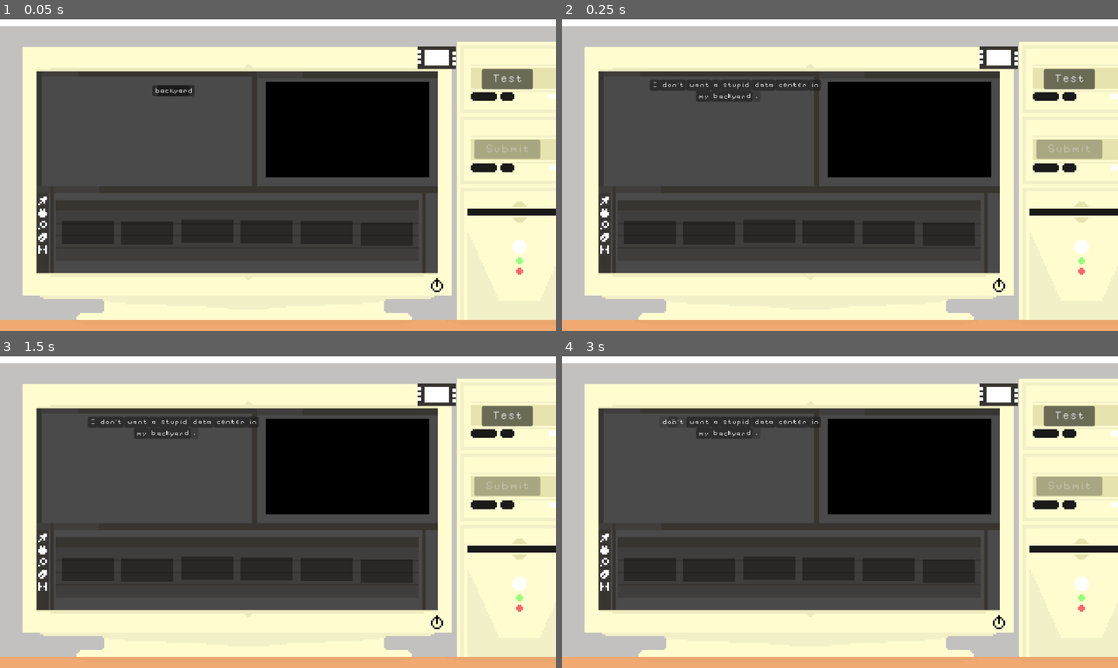
Above: before the commit, frames 1-4 (two rows, left to right).
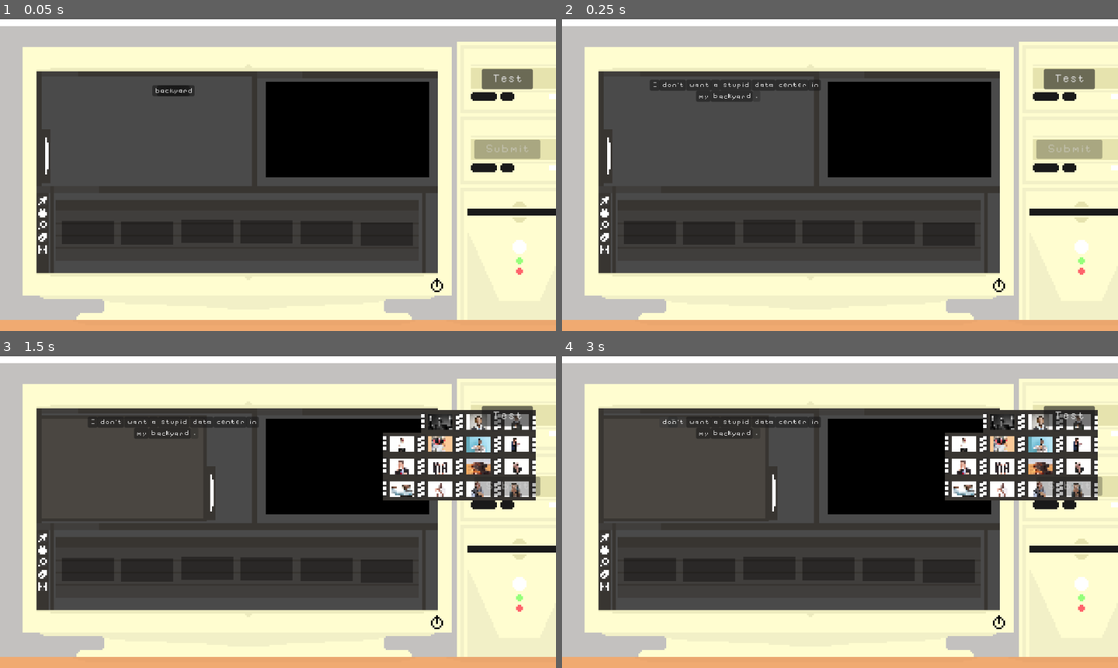
Above: after the commit, the same moments.

Repository: u-sernam-e/word-rot
Game: Godot game, scene res://Levels/1.tscn
The game is run twice, just before and just after one commit, with the same random seed, the same clock (stepped at 60 frames per second) and the same inputs. This scene is started directly instead of the project's main scene. The engine's default icon, where the game draws it, is replaced by a stand-in: a white triangle on a blue panel in a dark square.
Inputs (mouse positions are in pixels of both pictures, inside the frame that each line leads up to):
- Up to frame 1 (0.05 s): no input
- Up to frame 2 (0.25 s): no input
- Up to frame 3 (1.5 s): click (50, 492) at 0.52 s; click (439, 395) at 1.27 s
- Up to frame 4 (3 s): click "I" at 2 s; click "don't" at 2.75 s

The runs differ from the first frame. In frame 1, 0.8% of the frame differs, in the area x 7-82%, y 9-53%; in frame 2, 0.8%; in frame 3, 8.5%; in frame 4, 8.6%, in the area x 7-97%, y 9-54%.

Commit message:
added stock image functionality

Diff:
--- a/Levels/base_level.tscn
+++ b/Levels/base_level.tscn
@@ -6,10 +6,12 @@
 [ext_resource type="PackedScene" uid="uid://s33077wypp3v" path="res://ingame/word_controller/word_controller.tscn" id="3_ruyyf"]
 [ext_resource type="PackedScene" uid="uid://c4muhs1j44mq4" path="res://ingame/stock_image_controller/StockImageController.tscn" id="4_m1e4t"]
 [ext_resource type="PackedScene" uid="uid://c1vniq3fqcrwe" path="res://ingame/game_controller.tscn" id="5_5y487"]
+[ext_resource type="Texture2D" uid="uid://c410yaoeffmyy" path="res://assets/stockimages/absolute_cinema.png" id="6_jg3su"]
 [ext_resource type="PackedScene" uid="uid://bhgnwyua3kc0c" path="res://ingame/level_end_screen.tscn" id="7_u1nwe"]
+[ext_resource type="PackedScene" uid="uid://du3wpkodr17by" path="res://ingame/stock_image_tab.tscn" id="8_u1nwe"]
 
 [sub_resource type="RectangleShape2D" id="RectangleShape2D_1j3jd"]
-size = Vector2(626, 106)
+size = Vector2(282, 165)
 
 [node name="BaseLevel" type="Node2D" unique_id=743927325]
 script = ExtResource("1_3vydx")
@@ -31,18 +33,28 @@
 texture = ExtResource("1_ujkqx")
 
 [node name="CollisionShape2D" type="CollisionShape2D" parent="Timeline" unique_id=1518796861]
-position = Vector2(409, 367)
+position = Vector2(600, 192.5)
 shape = SubResource("RectangleShape2D_1j3jd")
 
 [node name="TimelineMiddlePos" type="Marker2D" parent="Timeline" unique_id=1800543931]
-position = Vector2(467, 310)
+position = Vector2(600, 193)
 
-[node name="StockImageController" parent="." unique_id=1795656987 instance=ExtResource("4_m1e4t")]
+[node name="StockImageTab" parent="." unique_id=1738313370 instance=ExtResource("8_u1nwe")]
+position = Vector2(72, 104)
+
+[node name="StockImageController" parent="StockImageTab" unique_id=1795656987 instance=ExtResource("4_m1e4t")]
+position = Vector2(171, 93)
+
+[node name="LargeIamge" type="Sprite2D" parent="StockImageTab/StockImageController" unique_id=1669737041]
+z_index = 10
+position = Vector2(357, -5)
+scale = Vector2(1e-05, 1e-05)
+texture = ExtResource("6_jg3su")
 
 [node name="GameController" parent="." unique_id=120243097 node_paths=PackedStringArray("submit_button", "word_controller", "image_controller", "level_end_screen") instance=ExtResource("5_5y487")]
 submit_button = NodePath("../Submit")
 word_controller = NodePath("WordController")
-image_controller = NodePath("../StockImageController")
+image_controller = NodePath("../StockImageTab/StockImageController")
 level_end_screen = NodePath("../LevelEndScreen")
 
 [node name="WordController" parent="GameController" unique_id=149952642 instance=ExtResource("3_ruyyf")]
--- a/ingame/stock_image_controller/image.gd
+++ b/ingame/stock_image_controller/image.gd
@@ -8,12 +8,19 @@
 var on_timeline: bool = false # Indicates if this current area is on the timeline or not
 
 @onready var moveNode = $Move
-@onready var button = $Move/Button
 @onready var centerArea = $Move/CenterArea
+
+var button
+
+var image: Sprite2D
 
 func _ready() -> void:
 	button.pressed.connect(_button_pressed)
 	get_tree().create_timer(0).timeout.connect(_delayed_setup)
+
+func initial_set_up(texture : CompressedTexture2D):
+	button = $Move/Button
+	button.texture_normal = texture
 
 func _delayed_setup():
 	get_tree().create_timer(0).timeout.connect(_double_delayed_setup)
--- a/ingame/stock_image_controller/image.tscn
+++ b/ingame/stock_image_controller/image.tscn
@@ -23,12 +23,13 @@
 offset_bottom = 20.0
 grow_horizontal = 2
 grow_vertical = 2
+texture_normal = ExtResource("3_oc1b3")
+ignore_texture_size = true
+stretch_mode = 0
 
 [node name="CenterArea" type="Area2D" parent="Move" unique_id=2097698617]
+collision_layer = 2
+collision_mask = 2
 
 [node name="CollisionShape2D" type="CollisionShape2D" parent="Move/CenterArea" unique_id=686220539]
 shape = SubResource("RectangleShape2D_1j3jd")
-
-[node name="Sprite2D" type="Sprite2D" parent="." unique_id=888651204]
-scale = Vector2(3, 3)
-texture = ExtResource("3_oc1b3")
--- a/ingame/stock_image_controller/stock_image_controller.gd
+++ b/ingame/stock_image_controller/stock_image_controller.gd
@@ -1,27 +1,76 @@
 extends Node2D
 class_name ImageController
 
+@onready var large_iamge: Sprite2D = $LargeIamge
+
 @export var center : Vector2
-const MAX_WIDTH : int = 600
+const MAX_WIDTH : int = 250
 
 var images : Array[StockImage] = []
 const image_scene = preload("res://ingame/stock_image_controller/image.tscn")
 
 var is_moving_image : bool = false
 
+var stock_images : Array[CompressedTexture2D] = [
+	load("res://assets/stockimages/minimizedstockimages/absolute_cinema_min.png"),
+	load("res://assets/stockimages/minimizedstockimages/angry_guy_2_min.png"),
+	load("res://assets/stockimages/minimizedstockimages/angry_guy_min.png"),
+	load("res://assets/stockimages/minimizedstockimages/angry_woman_min.png"),
+	load("res://assets/stockimages/minimizedstockimages/chicken_with_glasses_min.png"),
+	load("res://assets/stockimages/minimizedstockimages/concerned_dude_min.png"),
+	load("res://assets/stockimages/minimizedstockimages/guy_on_banana_phone_min.png"),
+	load("res://assets/stockimages/minimizedstockimages/guy_on_phone_min.png"),
+	load("res://assets/stockimages/minimizedstockimages/happy_team_min.png"),
+	load("res://assets/stockimages/minimizedstockimages/lmk_dog_min.png"),
+	load("res://assets/stockimages/minimizedstockimages/nerd_min.png"),
+	load("res://assets/stockimages/minimizedstockimages/phone_call_gesture_guy_min.png"),
+	load("res://assets/stockimages/minimizedstockimages/scared_dude_min.png"),
+	load("res://assets/stockimages/minimizedstockimages/thumbs_up_guy_min.png"),
+	load("res://assets/stockimages/minimizedstockimages/woman_on_call_min.png")
+]
+
+var large_stock_images : Array = [
+	load("res://assets/stockimages/absolute_cinema.png"),
+	load("res://assets/stockimages/angry_guy_2.png"),
+	load("res://assets/stockimages/angry_guy.png"),
+	load("res://assets/stockimages/angry_woman.png"),
+	load("res://assets/stockimages/chicken_with_glasses.png"),
+	load("res://assets/stockimages/concerned_dude.png"),
+	load("res://assets/stockimages/guy_on_banana_phone.png"),
+	load("res://assets/stockimages/guy_on_phone.png"),
+	load("res://assets/stockimages/happy_team.png"),
+	load("res://assets/stockimages/lmk_dog.png"),
+	load("res://assets/stockimages/nerd_guy.png"),
+	load("res://assets/stockimages/phone_call_gesture_guy.png"),
+	load("res://assets/stockimages/scared_dude.png"),
+	load("res://assets/stockimages/thumbs_up_guy.png"),
+	load("res://assets/stockimages/woman_on_call.png"),
+]
 
 # Called when the node enters the scene tree for the first time.
 func _ready() -> void:
-	create_images()
+	await create_images()
+
 	for i in images:
 		i.button_pressed.connect(_image_button_pressed)
 	get_tree().create_timer(0.1).timeout.connect(set_up_image_positions)
 
+	toggle_use(false)
+
+# Called When stock image tab is interacted with
+func toggle_use(on : bool):
+	for child in get_children():
+		if child is StockImage:
+			child.visible = on
+			child.button.disabled = !on
 
 func create_images():
-	var image = image_scene.instantiate()
-	add_child(image)
-	images.append(image)
+	for stock in stock_images:
+		var image = image_scene.instantiate() as StockImage
+		image.initial_set_up(stock)
+
+		add_child(image)
+		images.append(image)
 
 # set up word positions in a centered manner
 # within the maximum width
@@ -49,6 +98,7 @@
 			# add the required length to all words in current row
 			# I think this is a little broken
 			move_all_in_row(current_row, images_row, Vector2(-image_size.x*0.5, 0))
+
 		i.position = Vector2(current_row_size*0.5 - image_size.x*0.5, current_row*image_size.y*0.5)
 		images_row.append(current_row)
 # helper func for set_up_word_positions()
@@ -66,21 +116,45 @@
 		for a in areas:
 			if a.is_in_group("Timeline"):
 				if not Globals.image_on_timeline:
-					image.moveNode.global_position = Vector2(467, 310)
+					image.moveNode.global_position = Vector2(600, 193)
 					shouldGoToOrigin = false
 					image.on_timeline = true
 					Globals.image_on_timeline = true
+
 		if shouldGoToOrigin:
 			image.moveNode.position = Vector2(0, 0)
 		image.toggle_move()
 		is_moving_image = false
+
+		await handle_image_tween(true, image)
 	else:
 		if not is_moving_image:
 			if image.on_timeline:
+				await handle_image_tween(false, image)
+
 				image.on_timeline = false
 				Globals.image_on_timeline = false
+
 			image.toggle_move()
 			is_moving_image = true
 
+func handle_image_tween(on : bool, image : StockImage):
+	if Globals.image_on_timeline == false:
+		return
+
+	var index = stock_images.find(image.button.texture_normal)
+
+	if large_iamge.scale == Vector2(3.0, 3.0):
+		var tween = create_tween()
+		tween.tween_property(large_iamge, "scale", Vector2(0.0, 0.0), 1.2).set_trans(Tween.TRANS_SINE)
+		await tween.finished
+
+	large_iamge.texture = large_stock_images[index]
+
+	if on == true:
+		var tween2 = create_tween()
+		tween2.tween_property(large_iamge, "scale", Vector2(3.0, 3.0), 1.2).set_trans(Tween.TRANS_SINE)
+		await tween2.finished
+
 func _process(_delta: float) -> void:
 	pass
--- a/ingame/stock_image_tab.gd
+++ b/ingame/stock_image_tab.gd
@@ -1,6 +1,7 @@
 extends Node2D
 
 @onready var animated_sprite_2d: AnimatedSprite2D = $AnimatedSprite2D
+@onready var stock_image_controller: ImageController = $StockImageController
 
 var is_open : bool = false
 
@@ -9,10 +10,15 @@
 		is_open = true
 
 		animated_sprite_2d.play("default")
+		await animated_sprite_2d.animation_finished
 
+		stock_image_controller.toggle_use(true)
 
 func _on_close_button_pressed() -> void:
 	if is_open == true:
 		is_open = false
 
+		await stock_image_controller.toggle_use(false)
+
 		animated_sprite_2d.play_backwards("default")
+		await animated_sprite_2d.animation_finished
--- a/ingame/stock_image_tab.tscn
+++ b/ingame/stock_image_tab.tscn
@@ -64,7 +64,8 @@
 script = ExtResource("1_44hd6")
 
 [node name="AnimatedSprite2D" type="AnimatedSprite2D" parent="." unique_id=1765614140]
-position = Vector2(50, 31)
+position = Vector2(150, 92)
+scale = Vector2(3, 3)
 sprite_frames = SubResource("SpriteFrames_rxdmo")
 
 [node name="OpenButton" type="Button" parent="AnimatedSprite2D" unique_id=118007238]
--- a/project.godot
+++ b/project.godot
@@ -32,7 +32,7 @@
 window/size/viewport_height=540
 window/size/mode=1
 window/stretch/mode="viewport"
-mouse_cursor/custom_image="uid://bdh4s7eyxm61e"
+mouse_cursor/custom_image="uid://b623r7dencetl"
 
 [global_group]
 
Binary file added: assets/icons/mouse-sheet.png
Not shown, added: assets/icons/mouse-sheet.png.import
Binary file changed: assets/stockimages/minimizedstockimages/absolute_cinema_min.png
Binary file changed: assets/stockimages/minimizedstockimages/angry_guy_2_min.png
Binary file changed: assets/stockimages/minimizedstockimages/angry_guy_min.png
Binary file changed: assets/stockimages/minimizedstockimages/angry_woman_min.png
Binary file changed: assets/stockimages/minimizedstockimages/chicken_with_glasses_min.png
Binary file changed: assets/stockimages/minimizedstockimages/concerned_dude_min.png
Binary file changed: assets/stockimages/minimizedstockimages/guy_on_banana_phone_min.png
Binary file changed: assets/stockimages/minimizedstockimages/guy_on_phone_min.png
Binary file changed: assets/stockimages/minimizedstockimages/happy_team_min.png
Binary file changed: assets/stockimages/minimizedstockimages/lmk_dog_min.png
(and 5 more such lines)
